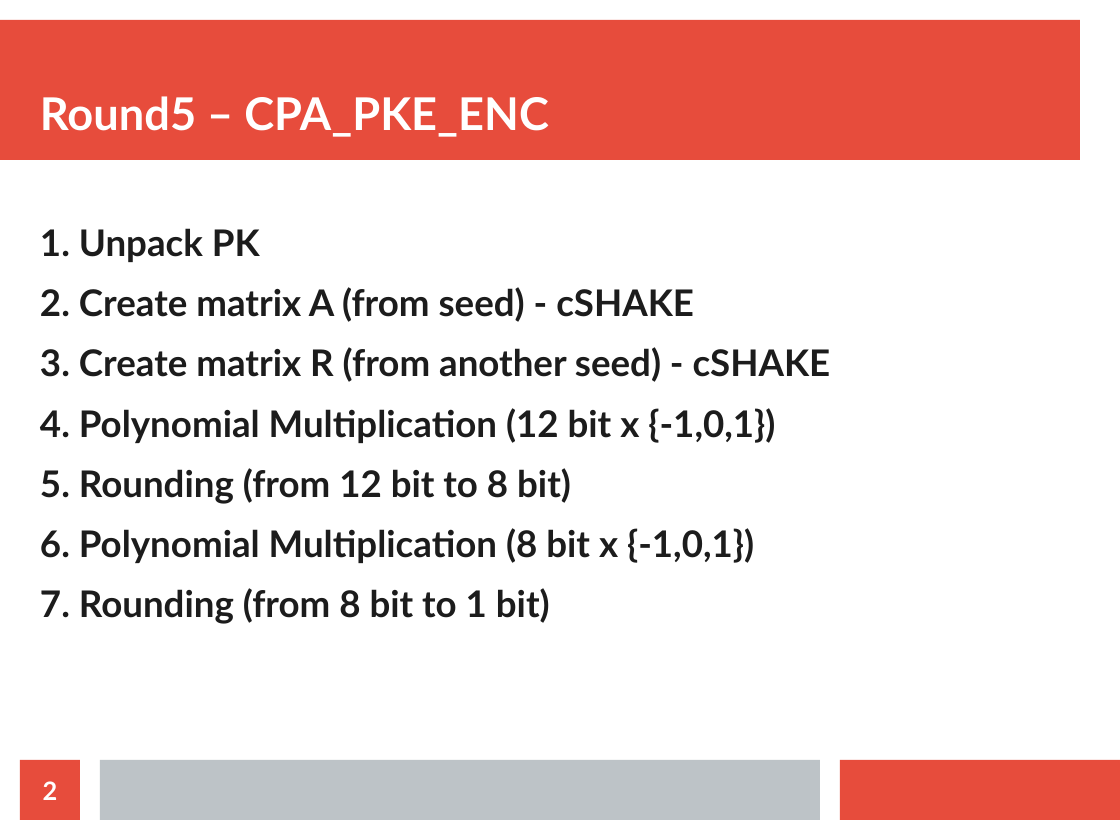
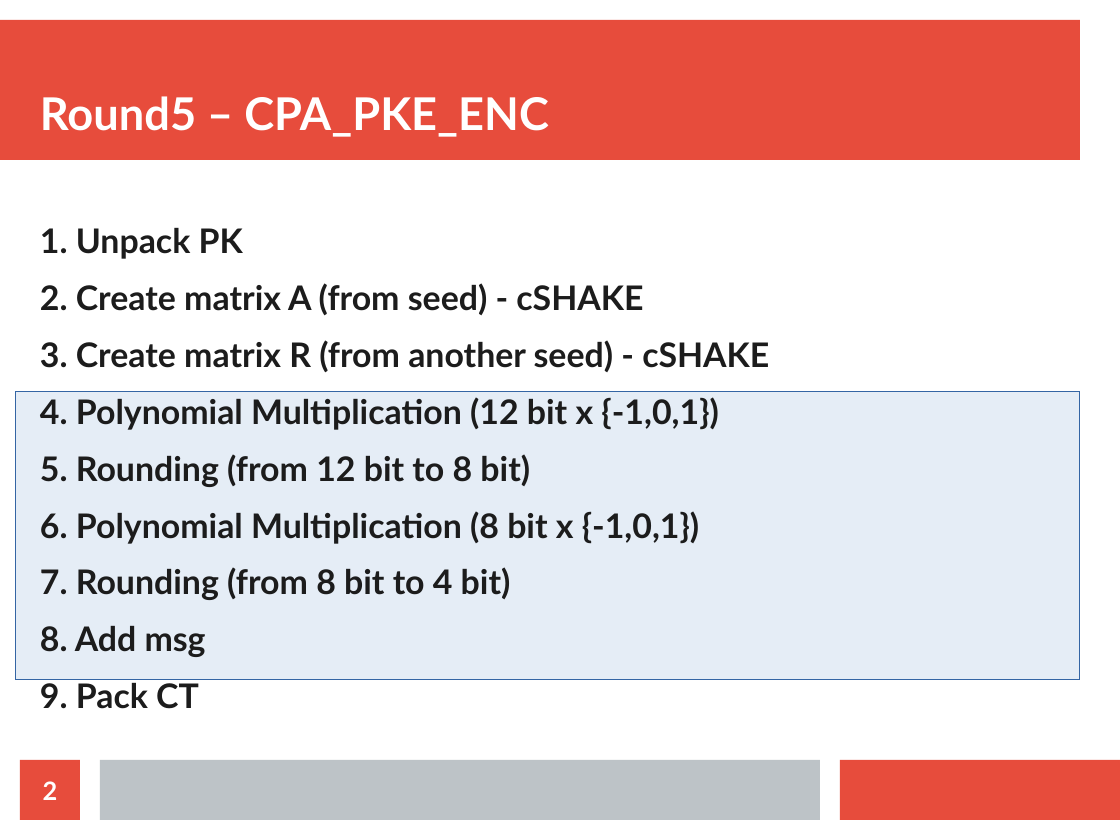
Before and after one commit to majerornimek/Round5_VHDL, a slide deck: slide 2 of round5_hw_overview.odp. Drawn at 1120x840 pixels with LibreOffice and Linux fonts; fonts in the diff are those of the drawing. Boxes give left, top, right and bottom in pixels: in the first picture for what was removed or moved away, otherwise in the second. Text is boxed around its words. In the diff, an @@ line names an element or a change of style, - is before the commit and + after.

```diff
--- a/round5_hw_overview.odp
+++ b/round5_hw_overview.odp
@@ text at [40,228,769,544]: size 26 to 24.1 pt in "1. Unpack PK", "2. Create matrix A (from seed) - ...", "3. Create matrix R (from another seed) ...", "4. Polynomial Multiplication (12 bit x {-1,0,1})" and 2 more places @@
@@ rectangle added at [16,392,1080,680], fill #729FCF at 18% opacity, outline #3465A4 0 pt @@
@@ text at [40,567,511,709]: text changed; size 26 to 24.1 pt @@
-7. Rounding (from 8 bit to 1 bit)
+7. Rounding (from 8 bit to 4 bit)
+8. Add msg
+9. Pack CT
```
Also in this commit, not shown: 2 other slides changed, 9 other files.
